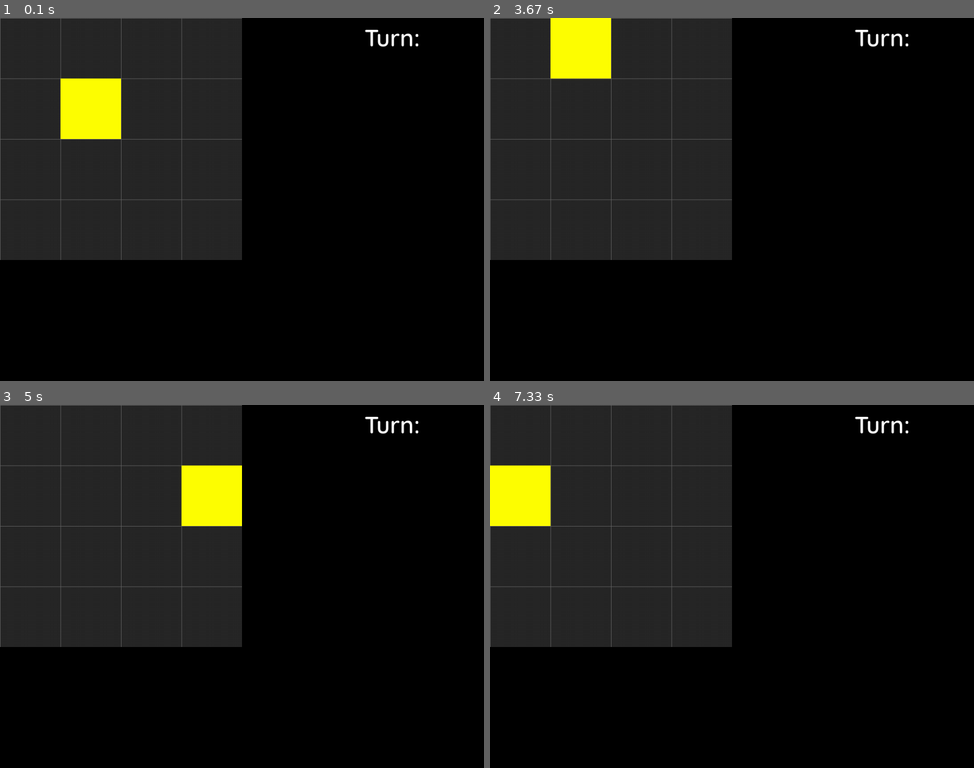
Above: before the commit, frames 1-4 (two rows, left to right).
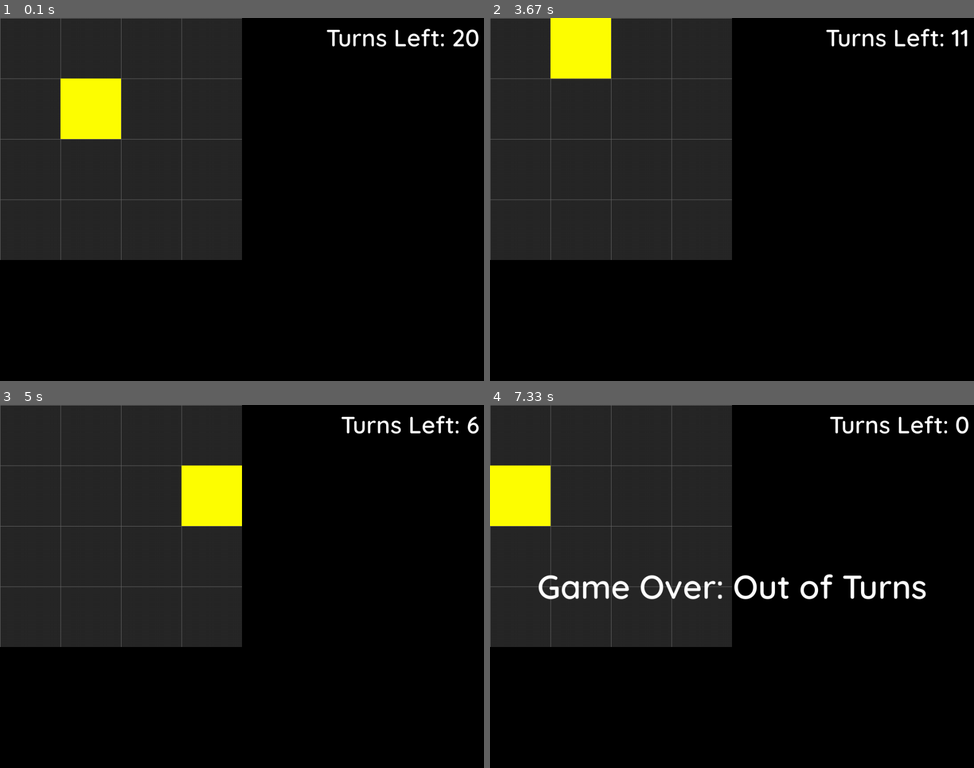
Above: after the commit, the same moments.

Repository: WyattSt/group-2
Game: pygame game, started from Invisible Stalker Improved/main.py
The game is run twice, just before and just after one commit, with the same random seed, the same clock (stepped at 60 frames per second) and the same inputs.
Inputs:
- Up to frame 1 (0.1 s): no input
- Up to frame 2 (3.67 s): hold D 0.33-0.8 s; hold W 0.83-1.13 s; hold D 1.17-1.63 s; hold A 1.67-2.2 s; hold S 2.23-2.53 s; hold A 2.57-2.97 s; hold W 3-3.37 s; hold D from 3.4 s (still down)
- Up to frame 3 (5 s): release D at 4.03 s; hold S 4.07-4.43 s; hold A 4.47-4.93 s; hold D from 4.97 s (still down)
- Up to frame 4 (7.33 s): release D at 5.43 s; hold W 5.47-5.77 s; hold D 5.8-6.27 s; hold A 6.3-6.83 s; hold S 6.87-7.17 s; hold A from 7.2 s (still down)

The runs differ from the first frame. In frame 1, 0.6% of the frame differs, in the area x 67-99%, y 2-8%; in frame 2, 0.6%; in frame 3, 0.5%; in frame 4, 2.4%, in the area x 10-99%, y 2-54%.

Commit message:
Added turns and a game over screen (when out of turns)

Diff:
--- a/Invisible Stalker Improved/main.py
+++ b/Invisible Stalker Improved/main.py
@@ -71,8 +71,6 @@
                 Wall(self, x, y)
 
 
-
-
     # Continually update whats on screen
     def run(self):
         self.playing = True
@@ -102,7 +100,9 @@
         self.screen.fill(BGCOLOR)
         self.draw_grid()
         self.all_sprites.draw(self.screen)
-        self.draw_text('Turn:         ', self.hud_font, 50, WHITE, WIDTH - 10, 10, align="ne")
+        self.draw_text('Turns Left: {}'.format(turn), self.hud_font, 50, WHITE, WIDTH - 10, 10, align="ne")
+        if turn == 0:
+            self.draw_text('Game Over: Out of Turns', self.hud_font, 70, WHITE, WIDTH/2, HEIGHT/2, align="center")
         pg.display.flip()
 
     # Take user input ( WASD for movement )
@@ -111,20 +111,27 @@
             if event.type == pg.QUIT:
                 self.quit()
             if event.type == pg.KEYDOWN:
-                if event.key == pg.K_ESCAPE:
-                    self.quit()
-                if event.key == pg.K_a:
-                    self.player.move(dx = -1)
-                if event.key == pg.K_d:
-                    self.player.move(dx = 1)
-                if event.key == pg.K_w:
-                    self.player.move(dy = -1)
-                if event.key == pg.K_s:
-                    self.player.move(dy = 1)
+                global turn
+                if turn > 0:
+                    if event.key == pg.K_ESCAPE:
+                        self.quit()
+                    if event.key == pg.K_a:
+                        self.player.move(dx = -1)
+                        turn += -1
+                    if event.key == pg.K_d:
+                        self.player.move(dx = 1)
+                        turn += -1
+                    if event.key == pg.K_w:
+                        self.player.move(dy = -1)
+                        turn += -1
+                    if event.key == pg.K_s:
+                        self.player.move(dy = 1)
+                        turn += -1
 
 
 # Start the game
 g = Game()
+turn = 20
 
 while True:
     g.new()
